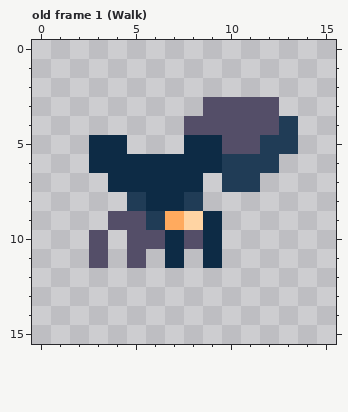
One commit to this pixel-art file: assets/aseprite/enemy-4.aseprite. Above: the version before the commit.
16x16 pixels, 19 frames. Shown: old frame 1 (Walk). The commit also changed other frames, which this record leaves out.
After:
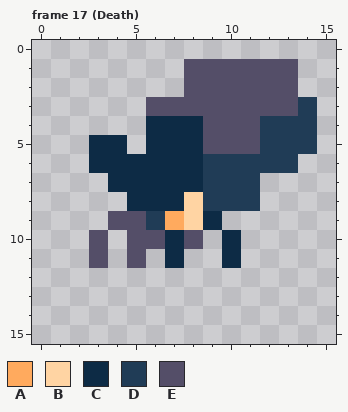
Palette (. is transparent): A #ffaa5e  B #ffd4a3  C #0d2b45  D #203c56  E #544e68
A new or re-ordered frame is compared with the old frame closest to it.
Change:
frames re-ordered
--- frame 17 (Death) against old frame 1 (Walk)
@@ x 0..15 @@
  0 ................
- 1 ................
- 2 ................
- 3 .........EEEE...
- 4 ........EEEEED..
- 5 ...CC...CCEEDD..
- 6 ...CCCCCCCDDD...
- 7 ....CCCCC.DD....
- 8 .....DCCD.......
+ 1 ........EEEEEE..
+ 2 ........EEEEEE..
+ 3 ......EEEEEEEED.
+ 4 ......CCCEEEDDD.
+ 5 ...CC.CCCEEEDDD.
+ 6 ...CCCCCCDDDDD..
+ 7 ....CCCCCDDD....
+ 8 .....CCCBDDD....
  9 ....EEDABC......
-10 ...E.EECEC......
-11 ...E.E.C.C......
+10 ...E.EECE.C.....
+11 ...E.E.C..C.....
 12 ................
Where, in picture pixels (left, top, right, bottom), the same in both pictures:
changed: (127, 59, 317, 268)
